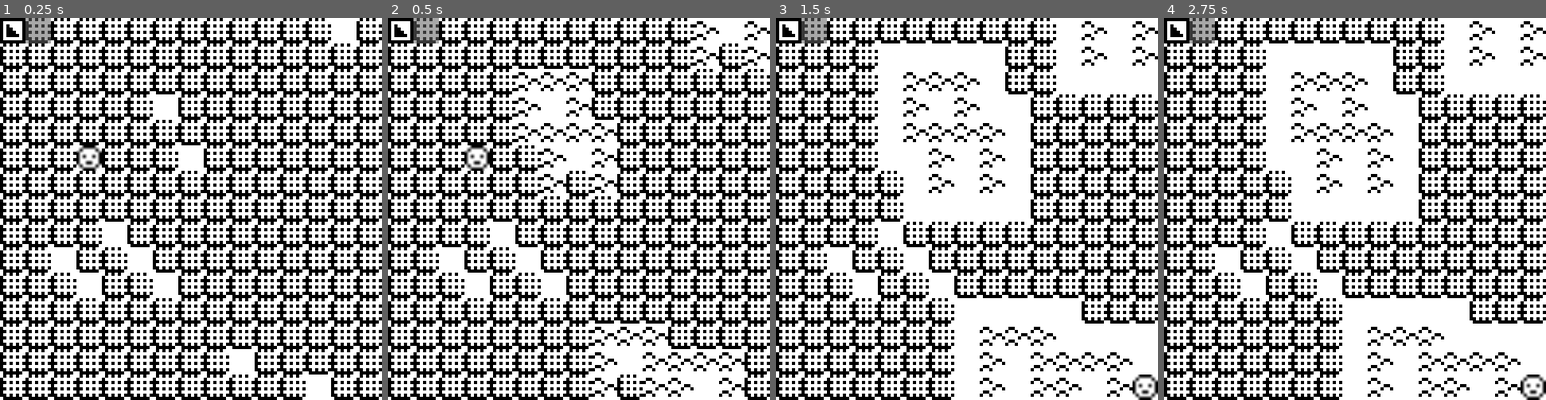
Above: before the commit, frames 1-4 (left to right).
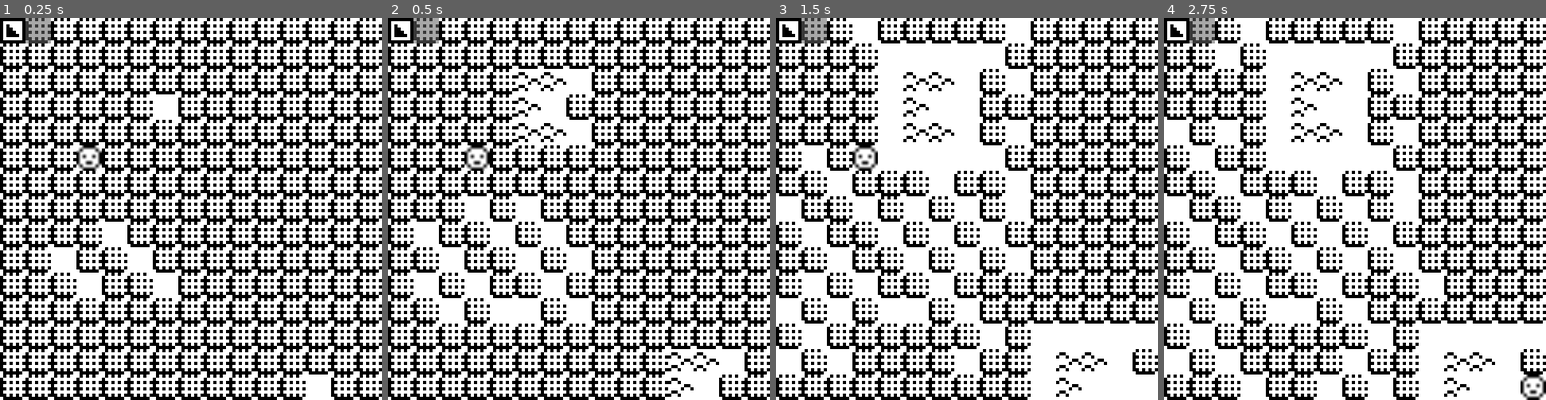
Above: after the commit, the same moments.

Repository: Gellelao/CA_Roguelike
Game: Godot game, scene res://Scenes/Game.tscn
Two runs of this game, one before a commit and one after it. Both use one fixed random seed, a clock stepped at 60 frames per second and the inputs below.
Inputs:
- Up to frame 1 (0.25 s): no input
- Up to frame 2 (0.5 s): no input
- Up to frame 3 (1.5 s): hold D (Right) 0.53-1.28 s; tap Enter at 1.25 s; hold S (Down) from 1.28 s (still down)
- Up to frame 4 (2.75 s): release S (Down) at 2.03 s; hold D (Right) from 2.03 s (still down)

The runs differ from the first frame. In frame 1, 0.6% of the frame differs, in the area x 46-94%, y 0-94%; in frame 2, 6.3%; in frame 3, 12%; in frame 4, 12%, in the area x 0-100%, y 0-100%.
Error before the commit: Invalid get index 'x' (on base: 'Nil'). (res://Scripts/Game.gd:147)
Error after the commit: Invalid get index 'x' (on base: 'Nil'). (res://Scripts/Game.gd:171)

Commit message:
Add new rules, tidy neighbour format

Diff:
--- a/Scripts/Game.gd
+++ b/Scripts/Game.gd
@@ -1,8 +1,8 @@
 extends Node2D
 
 #CA Stuff
-const NUMBER_OF_ORIGINS = 10
-const ITERATIONS = 2
+const NUMBER_OF_ORIGINS = 7
+const ITERATIONS = 4
 const GENERATION_WAIT_TIME = 0.5
 
 # Level stuff
@@ -34,16 +34,6 @@
 		self.x = x
 		self.y = y
 		self.type = type
-
-	func surrounded_by(typeSurroundedBy):
-		var count = 0
-		var neighbours = get_neighbours()
-		for i in range(3):
-			for j in range(3):
-				if(neighbours[i][j].type == typeSurroundedBy):
-					count += 1
-		if(neighbours[1][1].type == typeSurroundedBy): count -= 1 # Hack because the centre cell is often treated as floor
-		return count == 8
 
 	func get_neighbours():
 		var neighbours = []
@@ -58,16 +48,17 @@
 					neighbours[iX].append(game.map[x-1+iX][y-1+iY])
 		return neighbours
 
-	func set_neighbours(tilesToSet, typeToSet):
-		for iX in range(3):
-			for iY in range(3):
-				if(iX*iY == 1):
-					continue # skip middle cell
-				if(x == 0 and iX == 0 or y == 0 and iY == 0 or x == LEVEL_SIZE-1 and iX == 2 or y == LEVEL_SIZE-1 and iY == 2):
-					continue # Can't change cells outside the map
-				if(tilesToSet[iX][iY]):
-					game.update_cell(x-1+iX, y-1+iY, typeToSet)
-
+	# Neighbour notation:
+	# 0 = Don't consider this neighbour
+	# 1 = Do consider this neighbour
+	func surrounded_by(typeSurroundedBy):
+		return has_neighbours([
+			[1, 1, 1],
+			[1, 0, 1],
+			[1, 1, 1]
+		], typeSurroundedBy)
+
+	# Is at least one neighbour of type 'typeOfNeighbour'
 	func has_neighbour(typeOfNeighbour):
 		var count = 0
 		var neighbours = get_neighbours()
@@ -77,6 +68,39 @@
 				if(neighbours[i][j].type == typeOfNeighbour): return true
 		return false
 
+	# Are all 'neighboursToCheck' of type 'typeOfNeighbour'
+	func has_neighbours(neighboursToCheck, typeOfNeighbour):
+		var count = 0
+		var neighbours = get_neighbours()
+		for i in range(3):
+			for j in range(3):
+				if(i*j == 1): continue
+				if(neighboursToCheck[j][i] != 1): continue
+				if(neighbours[i][j].type != typeOfNeighbour): return false
+		return true
+
+	# Are all 'neighboursToCheck' of type 'typeOfNeighbour',
+	# and no other neighbours are of that type
+	func has_only_neighbours(neighboursToCheck, typeOfNeighbour):
+		var count = 0
+		var neighbours = get_neighbours()
+		for i in range(3):
+			for j in range(3):
+				if(i*j == 1): continue
+				# Ensure that only the neighboursToCheck are of the type we want
+				if(neighboursToCheck[j][i] == 1 and neighbours[i][j].type != typeOfNeighbour): return false
+				if(neighboursToCheck[j][i] != 1 and neighbours[i][j].type == typeOfNeighbour): return false
+		return true
+
+	func set_neighbours(tilesToSet, typeToSet):
+		for iX in range(3):
+			for iY in range(3):
+				if(iX*iY == 1):
+					continue # skip middle cell
+				if(x == 0 and iX == 0 or y == 0 and iY == 0 or x == LEVEL_SIZE-1 and iX == 2 or y == LEVEL_SIZE-1 and iY == 2):
+					continue # Can't change cells outside the map
+				if(tilesToSet[iY][iX] == 1): # Flip x and y here so that creating the tilesToSet array looks as it does in game
+					game.update_cell(x-1+iX, y-1+iY, typeToSet)
 
 ##============================================================##
 ##                                                            ##
@@ -159,22 +183,42 @@
 
 func apply_rules(cell):
 	match cell.type:
+		# Within each Match, rules at the top have least priority, as any cells
+		# modified by rules further down will override changes made by rules further up
 
 		Tile.Floor:
 			# Floor tiles surrounded by walls set most of their neighbours to bumps
 			if(cell.surrounded_by(Tile.Wall)):
-				var tilesToSet = [
-					[true,true,true],
-					[true,true,false],
-					[true,true,true]
-				]
-				cell.set_neighbours(tilesToSet, Tile.Bumps)
+				cell.set_neighbours([
+					[1,1,1],
+					[1,0,0],
+					[1,1,1]
+				], Tile.Bumps)
 
 		Tile.Wall:
 			# Walls turn into floors when touching bumps
 			if(cell.has_neighbour(Tile.Bumps)):
 				update_cell(cell.x, cell.y, Tile.Floor)
 
+			if(cell.has_only_neighbours([
+				[1,0,0],
+				[0,0,0],
+				[0,0,0]
+			], Tile.Floor) or cell.has_only_neighbours([
+				[0,0,1],
+				[0,0,0],
+				[0,0,0]
+			], Tile.Floor) or cell.has_only_neighbours([
+				[0,0,0],
+				[0,0,0],
+				[1,0,0]
+			], Tile.Floor) or cell.has_only_neighbours([
+				[0,0,0],
+				[0,0,0],
+				[0,0,1]
+			], Tile.Floor)):
+				update_cell(cell.x, cell.y, Tile.Floor)
+
 func update_cell(x, y, type):
 	# We don't update any arrays here because we'll do that once all the processing is done by copying the values from the tilemap
 	tile_map.set_cell(x, y, type)
